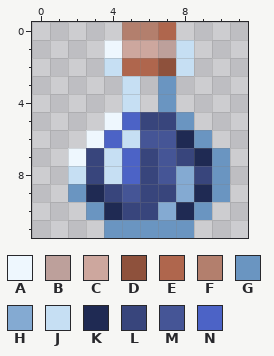
Two states of a pixel-art sprite, src/main/resources/assets/rpgmod/textures/thirst/filled_thirst.png. The picture above was drawn from the file before the commit.
The file is 12x12 pixels. Colours within 5 levels of each other are drawn and written as one.
Palette (. is transparent): A #eef7fe  B #bda09b  C #cda79e  D #8e513c  E #af664d  F #b37f6d  G #6a95c1  H #84aad2  J #c6dff3  K #1f2a53  L #38457c  M #455596  N #4c63c6
Once edited:
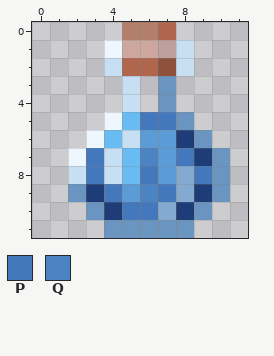
Colours new in this view: P #4378bc  Q #4c83c2
The commit says: Thirst system fully working. no functionality yet but it works
Edits made:
colour K: #1f2a53 -> #1e3d78
colour M: #455596 -> #5b9bd6
colour N: #4c63c6 -> #69bbf3
y 5: x 6..7 LL -> PP
y 7: x 3 L -> P; x 6 L -> Q; x 8 L -> P
y 8: x 3 L -> P; x 6 L -> P; x 9 L -> P
y 9: x 4 L -> P; x 6..7 LL -> QP
y 10: x 5..6 LL -> PP
